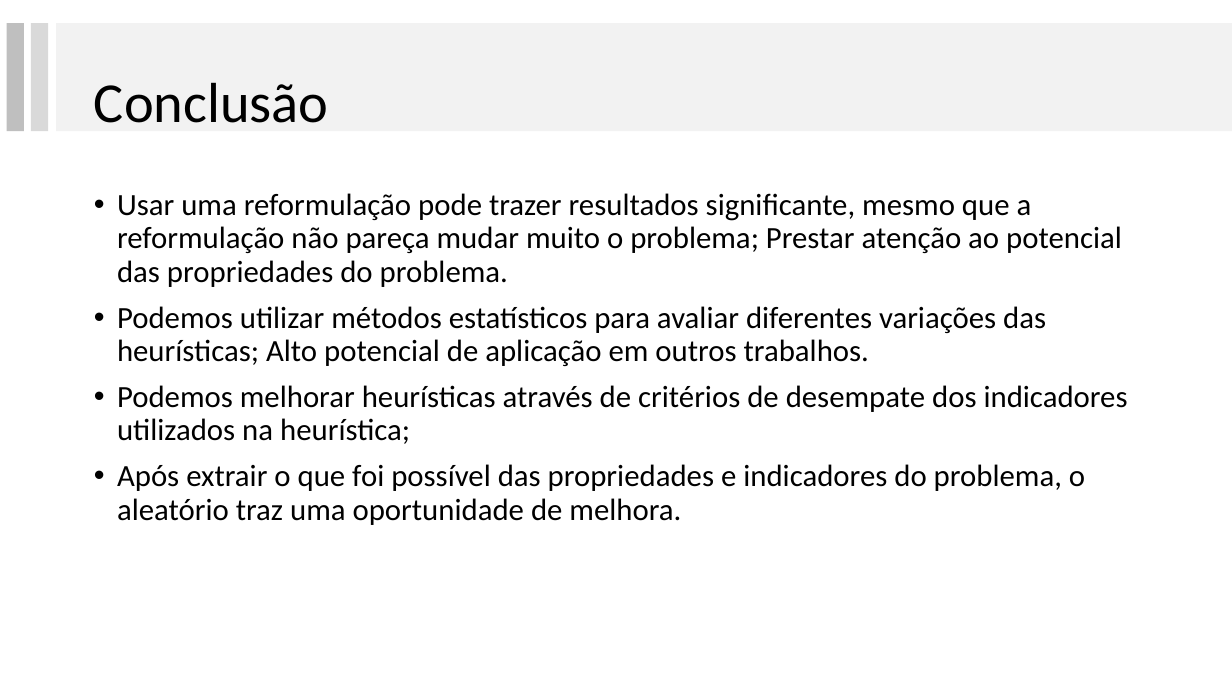
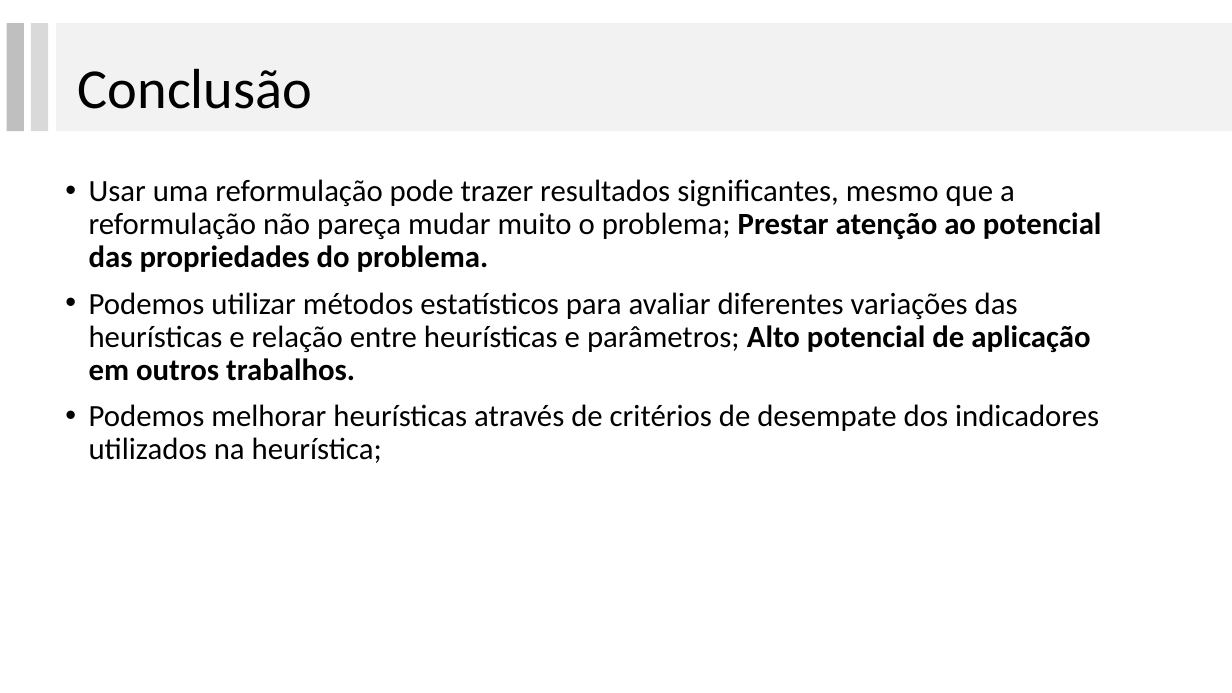
Before and after one commit to lpbiasoto/metaheuristicas, a slide deck: slide 2 of ApresentacaoRibas/conclusao1.pptx (slide 1 before the commit). Drawn at 1232x693 pixels with LibreOffice and Linux fonts; fonts in the diff are those of the drawing. Boxes give left, top, right and bottom in pixels: in the first picture for what was removed or moved away, otherwise in the second. Text is boxed around its words. In the diff, an @@ line names an element or a change of style, - is before the commit and + after.

Commit message:
Conclusão e análise estatística

```diff
--- a/ApresentacaoRibas/conclusao1.pptx
+++ b/ApresentacaoRibas/conclusao1.pptx
@@ title "Conclusão": place and size @@
-title "Conclusão" at (94,82,329,123)
+title "Conclusão" at (78,68,313,109)
@@ text "Usar uma reformulação pode trazer ...": place and size @@
-text "Usar uma reformulação pode trazer ..." at (117,193,1128,525)
+text "Usar uma reformulação pode trazer ..." at (89,179,1102,463)
@@ text at (89,179,1102,381): text changed @@
-• Usar uma reformulação pode trazer resultados significante, mesmo que a reformulação não pareça mudar muito o problema; Prestar atenção ao potencial das propriedades do problema.
-• Podemos utilizar métodos estatísticos para avaliar diferentes variações das heurísticas; Alto potencial de aplicação em outros trabalhos.
+• Usar uma reformulação pode trazer resultados significantes, mesmo que a reformulação não pareça mudar muito o problema; Prestar atenção ao potencial das propriedades do problema.
+• Podemos utilizar métodos estatísticos para avaliar diferentes variações das heurísticas e relação entre heurísticas e parâmetros; Alto potencial de aplicação em outros trabalhos.
@@ text at (117,464,1085,525): paragraph removed @@
-• Após extrair o que foi possível das propriedades e indicadores do problema, o aleatório traz uma oportunidade de melhora.
```
Also in this commit, not shown: 1 slide added, 5 other files.
